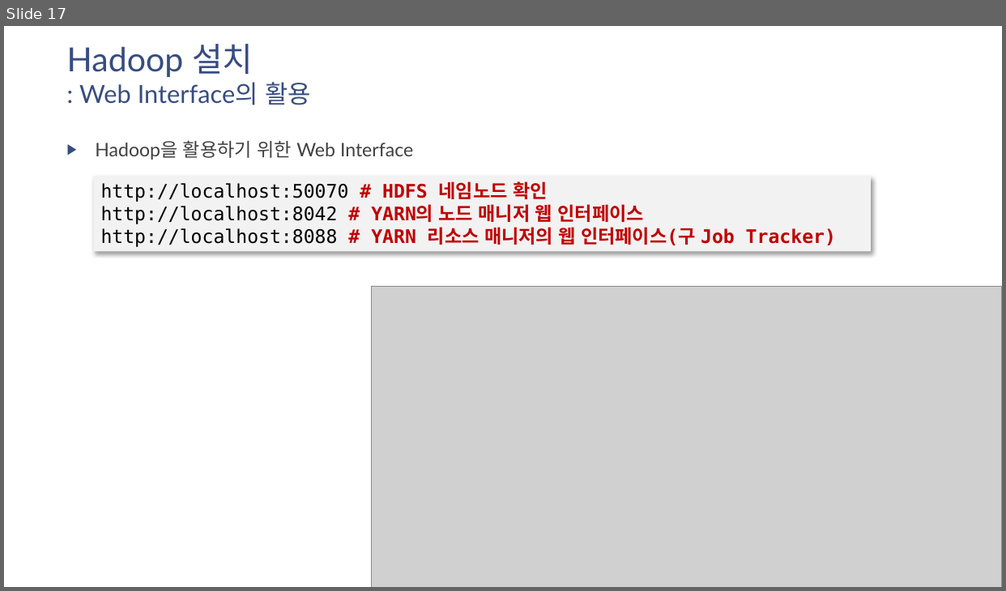
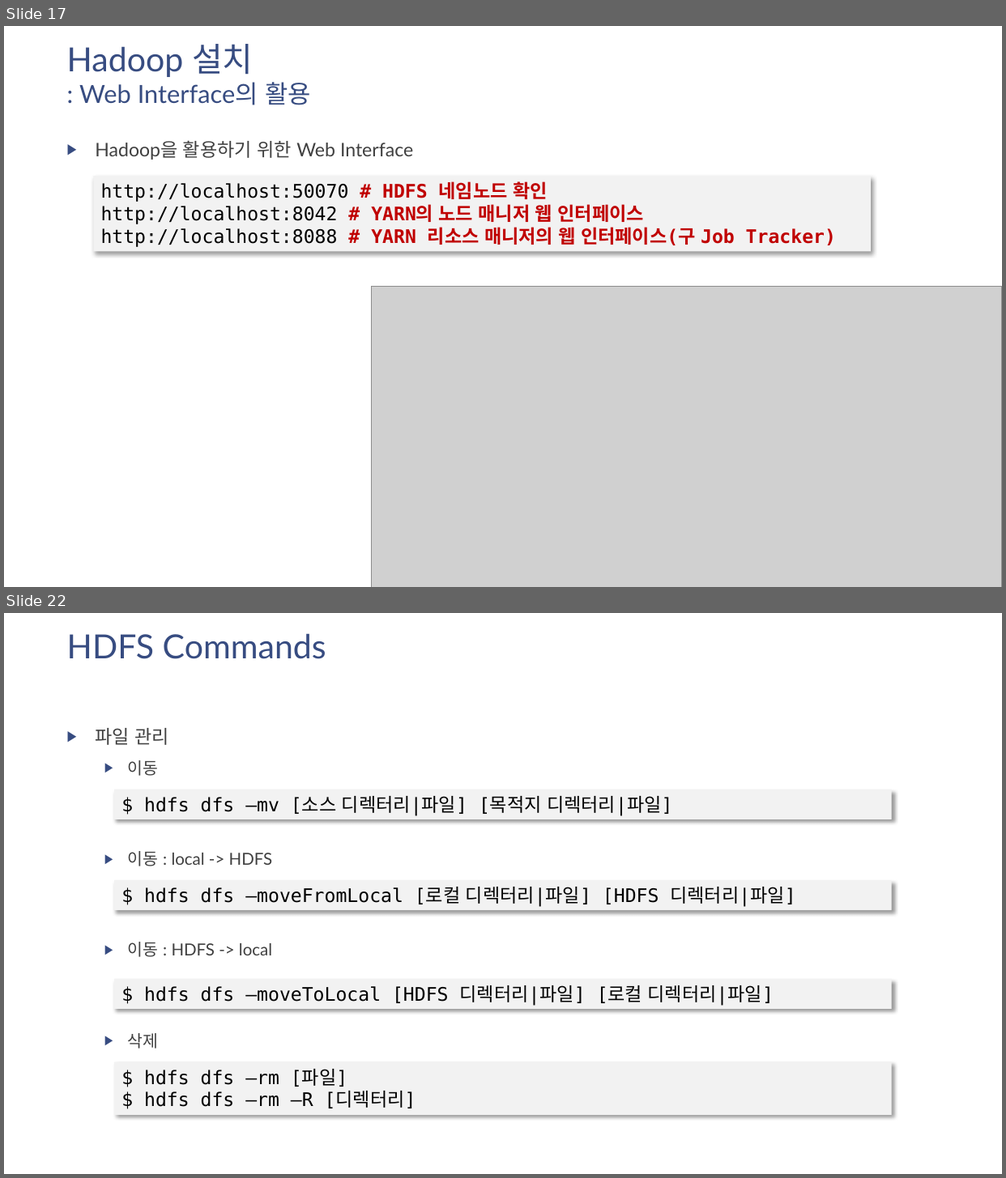
Before and after one commit to namsk/datascience-lecture-draft, a slide deck: slides/drafts/07-install-hadoop-on-centos7.pptx. Shown one above the other, each under a label of ours: slide 17 before the commit, slides 17 and 22 after it; the slides between them are not shown. The pictures are 1006x591 and 1006x1178 pixels, drawn with LibreOffice and Linux fonts; fonts in the diff are those of the drawing; grey boxes stand for pictures. Boxes give left, top, right and bottom in pixels: in the first picture for what was removed or moved away, otherwise in the second. Text is boxed around its words. In the diff, an @@ line names an element or a change of style, - is before the commit and + after.

```diff
--- a/slides/drafts/07-install-hadoop-on-centos7.pptx
+++ b/slides/drafts/07-install-hadoop-on-centos7.pptx
@@ slide 22 added at box(4, 613, 1002, 1174), background #FFFFFF @@
@@ title added at box(67, 633, 326, 659), 32 pt, text #384C81 @@
+HDFS Commands
@@ text added at box(95, 728, 273, 1049), 16 pt, text #404040 @@
+▶ 파일 관리
+  ▶ 이동
+  ▶ 이동 : local -> HDFS
+  ▶ 이동 : HDFS -> local
+  ▶ 삭제
@@ rectangle added at box(114, 790, 891, 820), fill #F2F2F2, 18 pt, text #000000 @@
+$ hdfs dfs –mv [소스 디렉터리|파일] [목적지 디렉터리|파일]
@@ rectangle added at box(114, 880, 891, 910), fill #F2F2F2, 18 pt, text #000000 @@
+$ hdfs dfs –moveFromLocal [로컬 디렉터리|파일] [HDFS 디렉터리|파일]
@@ rectangle added at box(114, 979, 891, 1009), fill #F2F2F2, 18 pt, text #000000 @@
+$ hdfs dfs –moveToLocal [HDFS 디렉터리|파일] [로컬 디렉터리|파일]
@@ rectangle added at box(114, 1063, 891, 1115), fill #F2F2F2, 18 pt, text #000000 @@
+$ hdfs dfs –rm [파일]
+$ hdfs dfs –rm –R [디렉터리]
```
Also in this commit, not shown: 5 slides changed, 14 other slides added, 19 other files.
